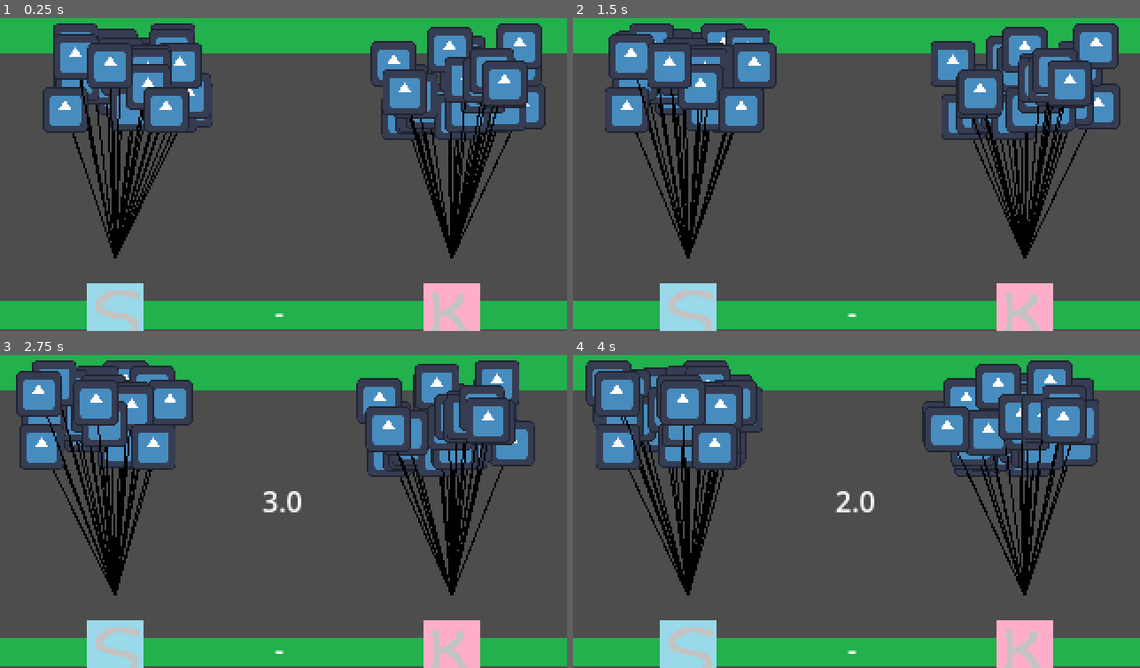
Above: before the commit, frames 1-4 (two rows, left to right).
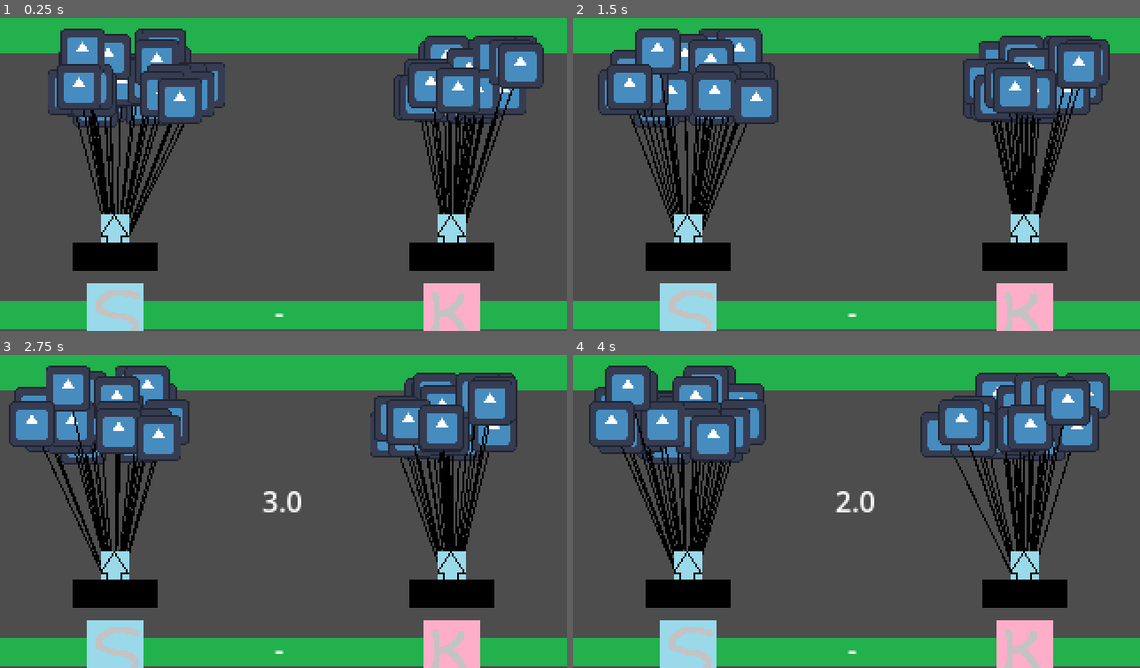
Above: after the commit, the same moments.

Repository: kevinesaa/balloons-wars
Game: Godot game, scene res://levels/level.tscn
Two runs of this game, one before a commit and one after it. Both use one fixed random seed, a clock stepped at 60 frames per second and the inputs below. The engine's default icon, where the game draws it, is replaced by a stand-in: a white triangle on a blue panel in a dark square.
Inputs:
- Up to frame 1 (0.25 s): no input
- Up to frame 2 (1.5 s): tap S (player_one) at 0.6 s; tap K (player_two) at 1.35 s
- Up to frame 3 (2.75 s): tap Space (start_game) at 2.1 s
- Up to frame 4 (4 s): tap S (player_one) at 2.85 s; tap K (player_two) at 3.6 s

The runs differ from the first frame. In frame 1, 20% of the frame differs, in the area x 7-97%, y 1-81%; in frame 2, 20%, in the area x 4-97%, y 1-81%; in frame 3, 20%; in frame 4, 20%.

Commit message:
attach ballons and player

Diff:
--- a/entities/helium_balloon.tscn
+++ b/entities/helium_balloon.tscn
@@ -1,6 +1,6 @@
 [gd_scene load_steps=5 format=3 uid="uid://ba4xyulv5cqff"]
 
-[ext_resource type="Script" uid="uid://bw6mu5tgwrtk7" path="res://entities/helium_balloon.gd" id="1_3lyi4"]
+[ext_resource type="Script" uid="uid://bw6mu5tgwrtk7" path="res://scripts/helium_balloon.gd" id="1_3lyi4"]
 [ext_resource type="Script" uid="uid://c85awetdg3ng1" path="res://scripts/line.gd" id="1_ukl64"]
 [ext_resource type="Texture2D" uid="uid://cbldkqdanuym6" path="res://icon.svg" id="2_3lyi4"]
 [ext_resource type="Script" uid="uid://4f1p3neijvyy" path="res://scripts/balloon.gd" id="3_xjlpg"]
--- a/entities/player.tscn
+++ b/entities/player.tscn
@@ -1,8 +1,17 @@
-[gd_scene load_steps=2 format=3 uid="uid://bd5g1kc2umaeo"]
+[gd_scene load_steps=4 format=3 uid="uid://bd5g1kc2umaeo"]
 
 [ext_resource type="Texture2D" uid="uid://b6r3ipo7mwrkw" path="res://sprites/character-player-one/character-up.png" id="1_8rojy"]
+[ext_resource type="Script" uid="uid://bldxhbqmwtygv" path="res://scripts/balloon_manager.gd" id="1_e4p34"]
+[ext_resource type="Texture2D" uid="uid://bdcpcjbl23oh4" path="res://sprites/basket.png" id="2_b0kkn"]
 
 [node name="Player" type="Node2D"]
 
+[node name="Ballon" type="Node2D" parent="."]
+script = ExtResource("1_e4p34")
+
 [node name="Sprite2D" type="Sprite2D" parent="."]
 texture = ExtResource("1_8rojy")
+
+[node name="Basket" type="Sprite2D" parent="."]
+position = Vector2(0, 16)
+texture = ExtResource("2_b0kkn")
--- a/levels/level.tscn
+++ b/levels/level.tscn
@@ -5,7 +5,7 @@
 [ext_resource type="Texture2D" uid="uid://vp0gaqd3plfl" path="res://sprites/ground.png" id="1_mmh4m"]
 [ext_resource type="Script" uid="uid://brj51lhlm4jec" path="res://scripts/startGameTimerListener.gd" id="2_cwqvt"]
 [ext_resource type="Script" uid="uid://dajjc74u20g0n" path="res://scripts/game_play_timer.gd" id="4_5mrsh"]
-[ext_resource type="Script" uid="uid://bldxhbqmwtygv" path="res://scripts/balloon_manager.gd" id="6_gjl0y"]
+[ext_resource type="PackedScene" uid="uid://bd5g1kc2umaeo" path="res://entities/player.tscn" id="7_d5x7l"]
 [ext_resource type="Script" uid="uid://738ux40savlu" path="res://scripts/keypressSprite.gd" id="7_vnv7o"]
 
 [sub_resource type="RectangleShape2D" id="RectangleShape2D_0spnt"]
@@ -40,9 +40,6 @@
 
 [node name="Camera2D" type="Camera2D" parent="."]
 position = Vector2(160, 91)
-
-[node name="balloonManager" type="Node2D" parent="."]
-script = ExtResource("6_gjl0y")
 
 [node name="startGameTimer" type="Timer" parent="."]
 wait_time = 3.0
@@ -90,6 +87,12 @@
 pressButtonPath = "res://sprites/inputs/k_key_press.png"
 unpressButtonPath = "res://sprites/inputs/k_key_unpress.png"
 
+[node name="PlayerOne" parent="." instance=ExtResource("7_d5x7l")]
+position = Vector2(65, 123)
+
+[node name="PlayerTwo" parent="." instance=ExtResource("7_d5x7l")]
+position = Vector2(255, 123)
+
 [connection signal="playerOnePress" from="inputManager" to="." method="onPlayerOnePressButtonLister"]
 [connection signal="playerOnePress" from="inputManager" to="playerOneKeySprite2D" method="onButtonPreesListener"]
 [connection signal="playerTwoPress" from="inputManager" to="." method="onPlayerTwoPressButtonLister"]
--- a/scripts/balloon_manager.gd
+++ b/scripts/balloon_manager.gd
@@ -3,8 +3,8 @@
 var helium_balloon: PackedScene = preload("res://entities/helium_balloon.tscn")
 
 func _ready():
-	create_balloons(30, 100)#left group
-	create_balloons(220, 290)#right group
+	create_balloons(-35, 35)#left group
+
 
 func create_balloons(from,to):
 	for i in 30:
@@ -14,11 +14,11 @@
 		var balloon = instance.balloon
 		balloon.origin = randi_range(from,to)
 		balloon.position.x = randi_range(30,100)
-		balloon.position.y = randi_range(20,60)
+		balloon.position.y = randi_range(-70,-100)
 		balloon.speed = 1
 		balloon.ang =randi_range(-1,1)
 		balloon.radius = randi_range(5,15)
 
 		var line = instance.line
 		line.x_final = (from + to) / 2
-		line.y_final = 140
+		line.y_final = 20
Renamed: entities/helium_balloon.gd -> scripts/helium_balloon.gd
Renamed: entities/helium_balloon.gd.uid -> scripts/helium_balloon.gd.uid
